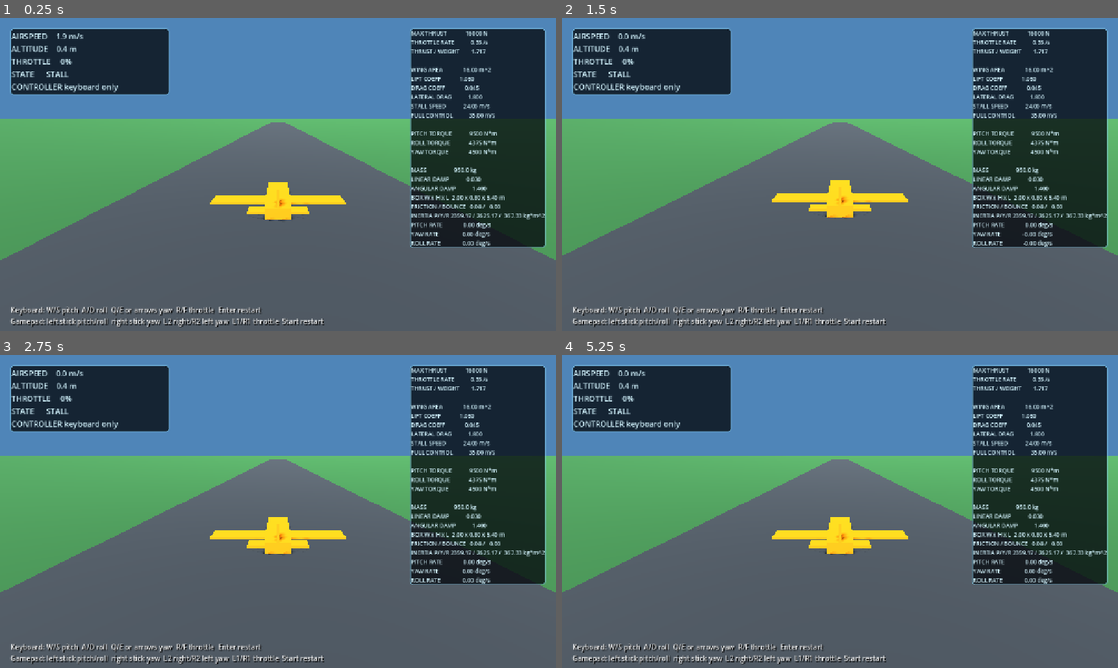
Above: before the commit, frames 1-4 (two rows, left to right).
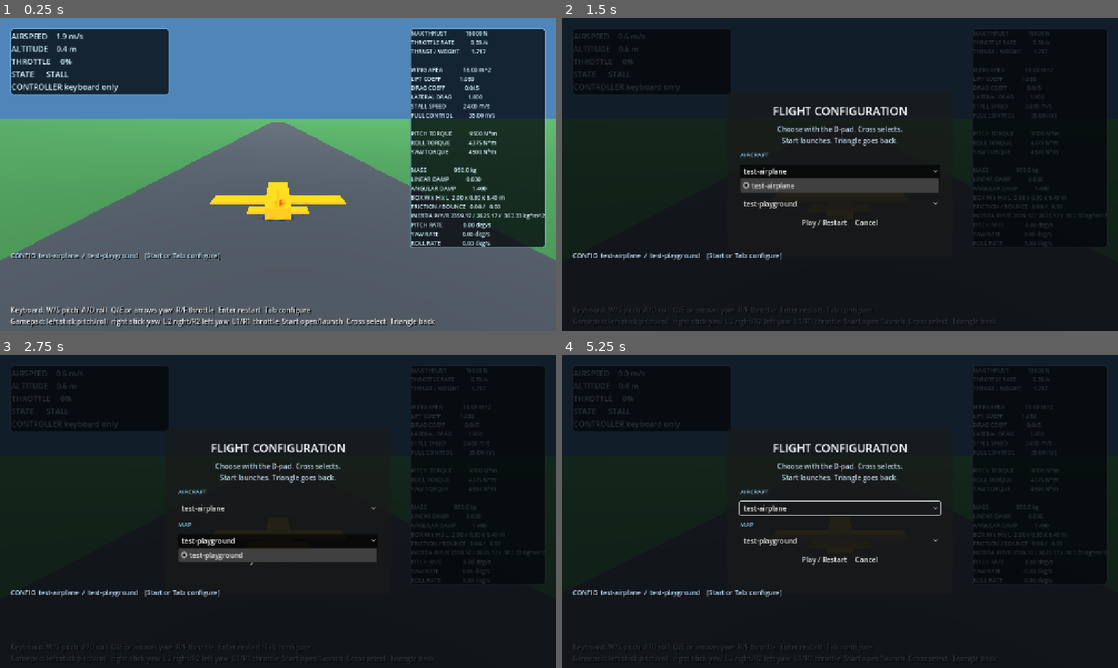
Above: after the commit, the same moments.

Repository: imanoliri/open-odyssey
Game: Godot game, scene res://scenes/main.tscn
Two runs of this game, one before a commit and one after it. Both use one fixed random seed, a clock stepped at 60 frames per second and the inputs below.
Inputs (mouse positions are in pixels of both pictures, inside the frame that each line leads up to):
- Up to frame 1 (0.25 s): no input
- Up to frame 2 (1.5 s): tap Enter (restart) at 0.5 s; move the mouse to (962, 158) at 0.52 s; hold D (roll_right) 0.53-1.25 s; tap Tab at 0.6 s; click (962, 158) at 0.67 s; click (840, 171) at 1.25 s, where only the run after the commit has a clickable "test-airplane"
- Up to frame 3 (2.75 s): click (278, 539) at 2 s, where only the run after the commit has a clickable "test-playground"
- Up to frame 4 (5.25 s): click (867, 558) at 2.75 s, where only the run after the commit has a clickable "Cancel"; click (823, 558) at 3.5 s, where only the run after the commit has a clickable "Play / Restart"; drag from (728, 527) to (812, 574) at 4.27 s; move the mouse to (895, 442) at 5.02 s; hold D (roll_right) from 5.03 s (still down); tap Tab at 5.1 s; click (895, 442) at 5.17 s

The runs differ from the first frame. In frame 1, 0.9% of the frame differs, in the area x 1-79%, y 74-99%; in frame 2, 98%; in frame 3, 98%; in frame 4, 98%, in the area x 0-100%, y 0-100%.

Commit message:
Add aircraft and map configuration menu

Diff:
--- a/game/scenes/main.tscn
+++ b/game/scenes/main.tscn
@@ -1,10 +1,11 @@
-[gd_scene load_steps=20 format=3]
+[gd_scene load_steps=21 format=3]
 
 [ext_resource type="Script" path="res://scripts/main.gd" id="1_main"]
 [ext_resource type="Script" path="res://scripts/aircraft.gd" id="2_aircraft"]
 [ext_resource type="Script" path="res://scripts/camera_rig.gd" id="3_camera"]
 [ext_resource type="Script" path="res://scripts/hud.gd" id="4_hud"]
 [ext_resource type="Script" path="res://scripts/aircraft_audio.gd" id="5_audio"]
+[ext_resource type="Script" path="res://scripts/configuration_menu.gd" id="6_configuration"]
 
 [sub_resource type="Environment" id="Environment_world"]
 background_mode = 1
@@ -76,6 +77,9 @@
 [node name="FlightTest" type="Node3D"]
 script = ExtResource("1_main")
 
+[node name="ConfigurationMenu" type="CanvasLayer" parent="."]
+script = ExtResource("6_configuration")
+
 [node name="WorldEnvironment" type="WorldEnvironment" parent="."]
 environment = SubResource("Environment_world")
 
@@ -198,4 +202,4 @@
 theme_override_constants/shadow_offset_x = 2
 theme_override_constants/shadow_offset_y = 2
 theme_override_font_sizes/font_size = 16
-text = "Keyboard: W/S pitch  A/D roll  Q/E or arrows yaw  R/F throttle  Enter restart\nGamepad: left stick pitch/roll  right stick yaw  L2 right/R2 left yaw  L1/R1 throttle  Start restart"
+text = "Keyboard: W/S pitch  A/D roll  Q/E or arrows yaw  R/F throttle  Enter restart  Tab configure\nGamepad: left stick pitch/roll  right stick yaw  L2 right/R2 left yaw  L1/R1 throttle  Start open/launch  Cross select  Triangle back"
--- /dev/null
+++ b/game/scripts/configuration_menu.gd
@@ -0,0 +1,545 @@
+class_name FlightConfigurationMenu
+extends CanvasLayer
+
+const CONFIGURATION_FILENAME := "open_odyssey_configuration.json"
+const DEFAULT_AIRCRAFT_ID := "test-airplane"
+const DEFAULT_MAP_ID := "test-playground"
+
+static var _remembered_aircraft_id := DEFAULT_AIRCRAFT_ID
+static var _remembered_map_id := DEFAULT_MAP_ID
+
+var _aircraft_configurations: Array[Dictionary] = []
+var _map_configurations: Array[Dictionary] = []
+var _overlay: Control
+var _aircraft_selector: OptionButton
+var _map_selector: OptionButton
+var _play_button: Button
+var _cancel_button: Button
+var _current_configuration_label: Label
+
+
+func _ready() -> void:
+	process_mode = Node.PROCESS_MODE_ALWAYS
+	_aircraft_configurations.append(_default_configuration(
+		DEFAULT_AIRCRAFT_ID
+	))
+	_map_configurations.append(_default_configuration(DEFAULT_MAP_ID))
+	_discover_configurations("res://")
+	_sort_optional_configurations(_aircraft_configurations)
+	_sort_optional_configurations(_map_configurations)
+	_build_menu()
+	_apply_remembered_configuration()
+
+
+func _unhandled_input(event: InputEvent) -> void:
+	var menu_button_pressed: bool = (
+		event is InputEventJoypadButton
+		and event.button_index == JOY_BUTTON_START
+		and event.pressed
+	)
+	var keyboard_menu_pressed: bool = (
+		event is InputEventKey
+		and event.physical_keycode == KEY_TAB
+		and event.pressed
+		and not event.echo
+	)
+	if menu_button_pressed or keyboard_menu_pressed:
+		get_viewport().set_input_as_handled()
+		if _overlay.visible:
+			_confirm_and_restart()
+		else:
+			_open_menu()
+		return
+
+	if (
+		_overlay.visible
+		and event is InputEventKey
+		and event.physical_keycode == KEY_ESCAPE
+		and event.pressed
+		and not event.echo
+	):
+		get_viewport().set_input_as_handled()
+		_back_or_cancel()
+
+
+func _input(event: InputEvent) -> void:
+	if (
+		not _overlay.visible
+		or not event is InputEventJoypadButton
+		or not event.pressed
+	):
+		return
+	if event.button_index == JOY_BUTTON_A:
+		get_viewport().set_input_as_handled()
+		var popup_selector := _visible_selector_popup()
+		if popup_selector != null:
+			_confirm_popup_selection(popup_selector)
+		else:
+			_activate_focused_control()
+	elif event.button_index == JOY_BUTTON_Y:
+		get_viewport().set_input_as_handled()
+		_back_or_cancel()
+
+
+func selected_aircraft_label() -> String:
+	return _label_for_id(_aircraft_configurations, _remembered_aircraft_id)
+
+
+func selected_map_label() -> String:
+	return _label_for_id(_map_configurations, _remembered_map_id)
+
+
+func _default_configuration(configuration_id: String) -> Dictionary:
+	return {
+		"id": configuration_id,
+		"label": configuration_id,
+		"component_scene": "",
+	}
+
+
+func _discover_configurations(directory_path: String) -> void:
+	if FileAccess.file_exists(directory_path.path_join(".gdignore")):
+		return
+	for entry in ResourceLoader.list_directory(directory_path):
+		var entry_path := directory_path.path_join(
+			entry.trim_suffix("/")
+		)
+		if entry.ends_with("/"):
+			_discover_configurations(entry_path)
+		elif entry == CONFIGURATION_FILENAME:
+			_read_configuration(entry_path)
+
+
+func _read_configuration(configuration_path: String) -> void:
+	var file := FileAccess.open(configuration_path, FileAccess.READ)
+	if file == null:
+		push_warning(
+			"Could not read local flight configuration: %s"
+			% configuration_path
+		)
+		return
+	var parsed: Variant = JSON.parse_string(file.get_as_text())
+	if not parsed is Dictionary:
+		push_warning(
+			"Local flight configuration is not a JSON object: %s"
+			% configuration_path
+		)
+		return
+	var configuration := parsed as Dictionary
+	for required_key in ["kind", "id", "label", "component_scene"]:
+		if not configuration.has(required_key):
+			push_warning(
+				"Local flight configuration lacks '%s': %s"
+				% [required_key, configuration_path]
+			)
+			return
+	if (
+		not configuration["kind"] is String
+		or not configuration["id"] is String
+		or not configuration["label"] is String
+		or not configuration["component_scene"] is String
+	):
+		push_warning(
+			"Local flight configuration has invalid field types: %s"
+			% configuration_path
+		)
+		return
+	if not ResourceLoader.exists(configuration["component_scene"]):
+		push_warning(
+			"Local flight configuration component is missing: %s"
+			% configuration["component_scene"]
+		)
+		return
+
+	match configuration["kind"]:
+		"aircraft":
+			_append_unique_configuration(
+				_aircraft_configurations,
+				configuration
+			)
+		"map":
+			_append_unique_configuration(_map_configurations, configuration)
+		_:
+			push_warning(
+				"Unknown local flight configuration kind: %s"
+				% configuration["kind"]
+			)
+
+
+func _append_unique_configuration(
+	configurations: Array[Dictionary],
+	configuration: Dictionary
+) -> void:
+	for existing in configurations:
+		if existing["id"] == configuration["id"]:
+			push_warning(
+				"Duplicate local flight configuration id: %s"
+				% configuration["id"]
+			)
+			return
+	configurations.append(configuration)
+
+
+func _sort_optional_configurations(
+	configurations: Array[Dictionary]
+) -> void:
+	if configurations.size() <= 2:
+		return
+	var optional := configurations.slice(1)
+	optional.sort_custom(
+		func(left: Dictionary, right: Dictionary) -> bool:
+			return left["label"].nocasecmp_to(right["label"]) < 0
+	)
+	configurations.resize(1)
+	configurations.append_array(optional)
+
+
+func _build_menu() -> void:
+	_overlay = Control.new()
+	_overlay.name = "ConfigurationOverlay"
+	_overlay.set_anchors_and_offsets_preset(Control.PRESET_FULL_RECT)
+	_overlay.mouse_filter = Control.MOUSE_FILTER_STOP
+	_overlay.visible = false
+	add_child(_overlay)
+
+	var dimmer := ColorRect.new()
+	dimmer.set_anchors_and_offsets_preset(Control.PRESET_FULL_RECT)
+	dimmer.color = Color(0.015, 0.025, 0.04, 0.82)
+	dimmer.mouse_filter = Control.MOUSE_FILTER_IGNORE
+	_overlay.add_child(dimmer)
+
+	var panel := PanelContainer.new()
+	panel.set_anchors_preset(Control.PRESET_CENTER)
+	panel.offset_left = -260.0
+	panel.offset_top = -190.0
+	panel.offset_right = 260.0
+	panel.offset_bottom = 190.0
+	_overlay.add_child(panel)
+
+	var margin := MarginContainer.new()
+	margin.add_theme_constant_override("margin_left", 30)
+	margin.add_theme_constant_override("margin_top", 26)
+	margin.add_theme_constant_override("margin_right", 30)
+	margin.add_theme_constant_override("margin_bottom", 26)
+	panel.add_child(margin)
+
+	var content := VBoxContainer.new()
+	content.add_theme_constant_override("separation", 12)
+	margin.add_child(content)
+
+	var title := Label.new()
+	title.text = "FLIGHT CONFIGURATION"
+	title.horizontal_alignment = HORIZONTAL_ALIGNMENT_CENTER
+	title.add_theme_font_size_override("font_size", 26)
+	content.add_child(title)
+
+	var hint := Label.new()
+	hint.text = (
+		"Choose with the D-pad. Cross selects.\n"
+		+ "Start launches. Triangle goes back."
+	)
+	hint.horizontal_alignment = HORIZONTAL_ALIGNMENT_CENTER
+	hint.add_theme_color_override(
+		"font_color",
+		Color(0.72, 0.82, 0.9)
+	)
+	content.add_child(hint)
+
+	content.add_child(_selector_label("AIRCRAFT"))
+	_aircraft_selector = OptionButton.new()
+	_populate_selector(
+		_aircraft_selector,
+		_aircraft_configurations,
+		_remembered_aircraft_id
+	)
+	_aircraft_selector.get_popup().window_input.connect(
+		_on_selector_popup_input.bind(_aircraft_selector)
+	)
+	content.add_child(_aircraft_selector)
+
+	content.add_child(_selector_label("MAP"))
+	_map_selector = OptionButton.new()
+	_populate_selector(
+		_map_selector,
+		_map_configurations,
+		_remembered_map_id
+	)
+	_map_selector.get_popup().window_input.connect(
+		_on_selector_popup_input.bind(_map_selector)
+	)
+	content.add_child(_map_selector)
+
+	var actions := HBoxContainer.new()
+	actions.alignment = BoxContainer.ALIGNMENT_CENTER
+	actions.add_theme_constant_override("separation", 12)
+	content.add_child(actions)
+
+	_play_button = Button.new()
+	_play_button.text = "Play / Restart"
+	_play_button.pressed.connect(_confirm_and_restart)
+	actions.add_child(_play_button)
+
+	_cancel_button = Button.new()
+	_cancel_button.text = "Cancel"
+	_cancel_button.pressed.connect(_cancel_and_close_menu)
+	actions.add_child(_cancel_button)
+
+	_aircraft_selector.item_selected.connect(
+		func(_index: int) -> void:
+			_map_selector.call_deferred("grab_focus")
+	)
+	_map_selector.item_selected.connect(
+		func(_index: int) -> void:
+			_play_button.call_deferred("grab_focus")
+	)
+
+	_current_configuration_label = Label.new()
+	_current_configuration_label.position = Vector2(24.0, 535.0)
+	_current_configuration_label.add_theme_color_override(
+		"font_color",
+		Color(0.75, 0.9, 1.0)
+	)
+	_current_configuration_label.add_theme_color_override(
+		"font_shadow_color",
+		Color(0.0, 0.0, 0.0, 0.9)
+	)
+	_current_configuration_label.add_theme_constant_override(
+		"shadow_offset_x",
+		2
+	)
+	_current_configuration_label.add_theme_constant_override(
+		"shadow_offset_y",
+		2
+	)
+	_current_configuration_label.add_theme_font_size_override(
+		"font_size",
+		15
+	)
+	add_child(_current_configuration_label)
+	_update_current_configuration_label()
+
+
+func _selector_label(text: String) -> Label:
+	var label := Label.new()
+	label.text = text
+	label.add_theme_color_override("font_color", Color(0.55, 0.8, 0.95))
+	label.add_theme_font_size_override("font_size", 14)
+	return label
+
+
+func _populate_selector(
+	selector: OptionButton,
+	configurations: Array[Dictionary],
+	selected_id: String
+) -> void:
+	var selected_index := 0
+	for index in configurations.size():
+		var configuration := configurations[index]
+		selector.add_item(configuration["label"])
+		selector.set_item_metadata(index, configuration["id"])
+		if configuration["id"] == selected_id:
+			selected_index = index
+	selector.select(selected_index)
+
+
+func _open_menu() -> void:
+	_overlay.visible = true
+	get_tree().paused = true
+	_aircraft_selector.grab_focus()
+
+
+func _close_menu() -> void:
+	_overlay.visible = false
+	get_tree().paused = false
+
+
+func _cancel_and_close_menu() -> void:
+	_restore_selector(_aircraft_selector, _remembered_aircraft_id)
+	_restore_selector(_map_selector, _remembered_map_id)
+	_close_menu()
+
+
+func _activate_focused_control() -> void:
+	var focused := get_viewport().gui_get_focus_owner()
+	if focused is OptionButton:
+		var selector := focused as OptionButton
+		selector.show_popup()
+		selector.get_popup().set_focused_item(selector.selected)
+	elif focused is BaseButton:
+		(focused as BaseButton).pressed.emit()
+
+
+func _confirm_popup_selection(selector: OptionButton) -> void:
+	var popup := selector.get_popup()
+	var selected_index := popup.get_focused_item()
+	if selected_index < 0 or selected_index >= selector.item_count:
+		selected_index = selector.selected
+	popup.hide()
+	selector.select(selected_index)
+	selector.item_selected.emit(selected_index)
+
+
+func _on_selector_popup_input(
+	event: InputEvent,
+	selector: OptionButton
+) -> void:
+	if not event is InputEventJoypadButton or not event.pressed:
+		return
+	if event.button_index == JOY_BUTTON_A:
+		selector.get_popup().get_viewport().set_input_as_handled()
+		_confirm_popup_selection(selector)
+	elif event.button_index == JOY_BUTTON_Y:
+		selector.get_popup().get_viewport().set_input_as_handled()
+		selector.get_popup().hide()
+		selector.call_deferred("grab_focus")
+
+
+func _back_or_cancel() -> void:
+	var popup_selector := _visible_selector_popup()
+	if popup_selector != null:
+		popup_selector.get_popup().hide()
+		popup_selector.grab_focus()
+		return
+
+	var focused := get_viewport().gui_get_focus_owner()
+	if focused == _play_button or focused == _cancel_button:
+		_map_selector.grab_focus()
+		return
+	if focused == _map_selector:
+		if not _selector_matches_id(_map_selector, _remembered_map_id):
+			_restore_selector(_map_selector, _remembered_map_id)
+		else:
+			_aircraft_selector.grab_focus()
+		return
+	if focused == _aircraft_selector:
+		if not _selector_matches_id(
+			_aircraft_selector,
+			_remembered_aircraft_id
+		):
+			_restore_selector(
+				_aircraft_selector,
+				_remembered_aircraft_id
+			)
+		else:
+			_cancel_and_close_menu()
+		return
+	_cancel_and_close_menu()
+
+
+func _visible_selector_popup() -> OptionButton:
+	for selector in [_aircraft_selector, _map_selector]:
+		if selector != null and selector.get_popup().visible:
+			return selector
+	return null
+
+
+func _selector_matches_id(
+	selector: OptionButton,
+	configuration_id: String
+) -> bool:
+	return (
+		selector.get_item_metadata(selector.selected)
+		== configuration_id
+	)
+
+
+func _restore_selector(
+	selector: OptionButton,
+	configuration_id: String
+) -> void:
+	for index in selector.item_count:
+		if selector.get_item_metadata(index) == configuration_id:
+			selector.select(index)
+			return
+
+
+func _confirm_and_restart() -> void:
+	_remembered_aircraft_id = _aircraft_selector.get_item_metadata(
+		_aircraft_selector.selected
+	)
+	_remembered_map_id = _map_selector.get_item_metadata(
+		_map_selector.selected
+	)
+	get_tree().paused = false
+	get_tree().reload_current_scene()
+
+
+func _apply_remembered_configuration() -> void:
+	_remembered_aircraft_id = _validated_selection_id(
+		_aircraft_configurations,
+		_remembered_aircraft_id,
+		DEFAULT_AIRCRAFT_ID
+	)
+	_remembered_map_id = _validated_selection_id(
+		_map_configurations,
+		_remembered_map_id,
+		DEFAULT_MAP_ID
+	)
+	_instantiate_component(
+		_configuration_for_id(
+			_aircraft_configurations,
+			_remembered_aircraft_id
+		),
+		"AircraftConfiguration"
+	)
+	_instantiate_component(
+		_configuration_for_id(_map_configurations, _remembered_map_id),
+		"MapConfiguration"
+	)
+	_update_current_configuration_label()
+
+
+func _instantiate_component(
+	configuration: Dictionary,
+	component_name: String
+) -> void:
+	var component_path: String = configuration["component_scene"]
+	if component_path.is_empty():
+		return
+	var packed_scene := load(component_path) as PackedScene
+	if packed_scene == null:
+		push_error(
+			"Could not load flight configuration component: %s"
+			% component_path
+		)
+		return
+	var component := packed_scene.instantiate()
+	component.name = component_name
+	get_parent().add_child.call_deferred(component)
+
+
+func _validated_selection_id(
+	configurations: Array[Dictionary],
+	selected_id: String,
+	fallback_id: String
+) -> String:
+	for configuration in configurations:
+		if configuration["id"] == selected_id:
+			return selected_id
+	return fallback_id
+
+
+func _configuration_for_id(
+	configurations: Array[Dictionary],
+	selected_id: String
+) -> Dictionary:
+	for configuration in configurations:
+		if configuration["id"] == selected_id:
+			return configuration
+	return configurations[0]
+
+
+func _label_for_id(
+	configurations: Array[Dictionary],
+	selected_id: String
+) -> String:
+	return _configuration_for_id(configurations, selected_id)["label"]
+
+
+func _update_current_configuration_label() -> void:
+	if _current_configuration_label == null:
+		return
+	_current_configuration_label.text = (
+		"CONFIG  %s  /  %s    [Start or Tab: configure]"
+		% [selected_aircraft_label(), selected_map_label()]
+	)
--- a/game/scripts/main.gd
+++ b/game/scripts/main.gd
@@ -26,7 +26,6 @@
 	_add_joy_axis_action("yaw_left", JOY_AXIS_TRIGGER_RIGHT, 1.0)
 	_add_joy_button_action("throttle_down", JOY_BUTTON_LEFT_SHOULDER)
 	_add_joy_button_action("throttle_up", JOY_BUTTON_RIGHT_SHOULDER)
-	_add_joy_button_action("restart", JOY_BUTTON_START)
 
 
 func _unhandled_input(event: InputEvent) -> void:
--- a/game/tests/smoke_test.gd
+++ b/game/tests/smoke_test.gd
@@ -15,6 +15,78 @@
 	var scene := packed_scene.instantiate()
 	root.add_child(scene)
 	await process_frame
+
+	var configuration_menu := scene.get_node_or_null(
+		"ConfigurationMenu"
+	) as FlightConfigurationMenu
+	if configuration_menu == null:
+		push_error("Smoke test could not find the flight configuration menu.")
+		quit(1)
+		return
+	if (
+		configuration_menu.selected_aircraft_label() != "test-airplane"
+		or configuration_menu.selected_map_label() != "test-playground"
+	):
+		push_error("Default flight configuration labels changed.")
+		quit(1)
+		return
+	for restart_event in InputMap.action_get_events("restart"):
+		if (
+			restart_event is InputEventJoypadButton
+			and restart_event.button_index == JOY_BUTTON_START
+		):
+			push_error("Start is still bound directly to restart.")
+			quit(1)
+			return
+
+	var open_menu_event := InputEventKey.new()
+	open_menu_event.physical_keycode = KEY_TAB
+	open_menu_event.pressed = true
+	configuration_menu._unhandled_input(open_menu_event)
+	if not paused:
+		push_error("Configuration menu did not pause flight.")
+		quit(1)
+		return
+	var cross_event := InputEventJoypadButton.new()
+	cross_event.button_index = JOY_BUTTON_A
+	cross_event.pressed = true
+	configuration_menu._input(cross_event)
+	var aircraft_selector: OptionButton = configuration_menu.get(
+		"_aircraft_selector"
+	)
+	if not aircraft_selector.get_popup().visible:
+		push_error("Cross did not open the focused aircraft selector.")
+		quit(1)
+		return
+	configuration_menu._on_selector_popup_input(
+		cross_event,
+		aircraft_selector
+	)
+	if aircraft_selector.get_popup().visible:
+		push_error("Cross did not confirm the highlighted aircraft option.")
+		quit(1)
+		return
+	configuration_menu._input(cross_event)
+	if not aircraft_selector.get_popup().visible:
+		push_error("Cross did not reopen the aircraft selector.")
+		quit(1)
+		return
+	var triangle_event := InputEventJoypadButton.new()
+	triangle_event.button_index = JOY_BUTTON_Y
+	triangle_event.pressed = true
+	configuration_menu._on_selector_popup_input(
+		triangle_event,
+		aircraft_selector
+	)
+	if not paused or aircraft_selector.get_popup().visible:
+		push_error("Triangle did not back out of the aircraft selector.")
+		quit(1)
+		return
+	configuration_menu._input(triangle_event)
+	if paused:
+		push_error("Triangle did not close the configuration menu.")
+		quit(1)
+		return
 
 	var aircraft := scene.get_node_or_null("PlayerAircraft") as PrototypeAircraft
 	if aircraft == null:
Not shown, added: game/scripts/configuration_menu.gd.uid
Not shown, changed: tools/verify_project.ps1
